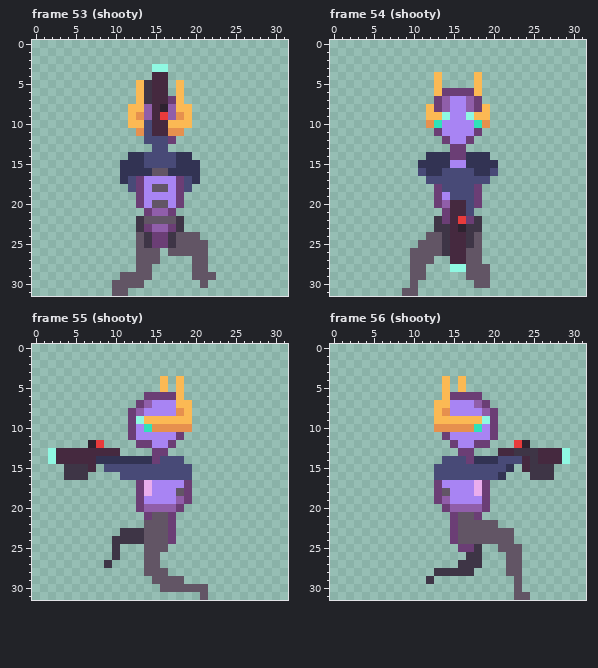
Edited in one commit: pixel-art file (Test_Loopguy/Content/Loopy3.aseprite). That is the earlier state.
32x32 pixels, 72 frames. Shown: frame 53 (shooty), frame 54 (shooty), frame 55 (shooty), frame 56 (shooty). The commit also changed other frames, which this record leaves out.
And afterwards:
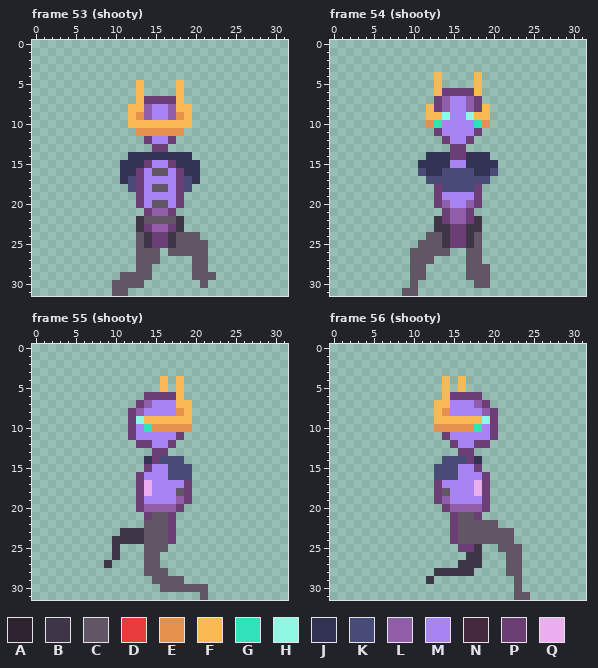
Palette (. is transparent): A #2e222f  B #3e3546  C #625565  D #e83b3b  E #e6904e  F #fbb954  G #30e1b9  H #8ff8e2  J #323353  K #484a77  L #905ea9  M #a884f3  N #45293f  P #6b3e75  Q #eaaded
Difference:
layer "Pistal" removed
--- frame 53 (shooty)
@@ x 11..20 @@
  2 ..........
- 3 ....HH....
- 4 ....NN....
- 5 ..FBNN.F..
- 6 ..FBNN.F..
- 7 ..FBNNPF..
- 8 .FFLNALFF.
- 9 .FELNDLEF.
-10 .FFKNNFFF.
-11 ..EKNNEE..
-12 ...KKKP...
-13 ....KK....
-14 .JJKKKKJJ.
-15 JJJKKKKJJJ
-16 JJJJCCJJJJ
+ 3 ..........
+ 4 ..........
+ 5 ..F....F..
+ 6 ..F....F..
+ 7 ..FPPPPF..
+ 8 .FFLMMLFF.
+ 9 .FELMMLEF.
+10 .FFFFFFFF.
+11 ..EEEEEE..
+12 ...PMMP...
+13 ....PP....
+14 .JJJJJJJJ.
+15 JJJPMMPJJJ
+16 JJPMCCMPJJ
 17 JKPMMMMPKJ
--- frame 54 (shooty)
@@ x 12..19 @@
 18 .PKKKKP.
-19 .PMKKKP.
-20 .PLNNKP.
-21 ..PNNK..
-22 .BPNDPB.
-23 .BBNABB.
-24 CCBNNBC.
-25 CCBNNBC.
-26 CCBNNCC.
-27 C..NNCC.
-28 ...HHCCC
+19 .PMMMMP.
+20 .PLMMLP.
+21 ..PLLP..
+22 .BPLLPB.
+23 .BBPPBB.
+24 CCBPPBC.
+25 CCBPPBC.
+26 CCC..CC.
+27 C....CC.
+28 .....CCC
 29 .....CCC
--- frame 55 (shooty)
@@ x 0..18 @@
 11 ............PMMMMMP
-12 .......AD....PPMMP.
-13 ..HNNNNNNNN....PP..
-14 ..HNNNNNJJJJJJJPKKK
-15 ....BBBN.KKKKKKKKKK
-16 ....BBB....KKKKKKKK
+12 .............PPMMP.
+13 ...............PP..
+14 ..............JPKKK
+15 ..............PMMKK
+16 .............PMMMKK
 17 .............PQMMMM
--- frame 56 (shooty)
@@ x 14..31 @@
 11 PMMMMMP...........
-12 .PMMPP...DA.......
-13 ..PP...NNBBBNNNH..
-14 KKKPJJJKKKNBNNNH..
-15 KKKKKKKKJ.NBBB....
-16 KKKKKKKJ...BBB....
+12 .PMMPP............
+13 ..PP..............
+14 KKKPJ.............
+15 KKMMP.............
+16 KKMMMP............
 17 MMMMQP............
Boxes around the changes in both pictures, in picture pixels (x1, y1, x2, y2):
changed: (136, 64, 184, 176)
changed: (442, 192, 474, 272)
changed: (48, 440, 168, 480)
changed: (458, 440, 570, 480)
